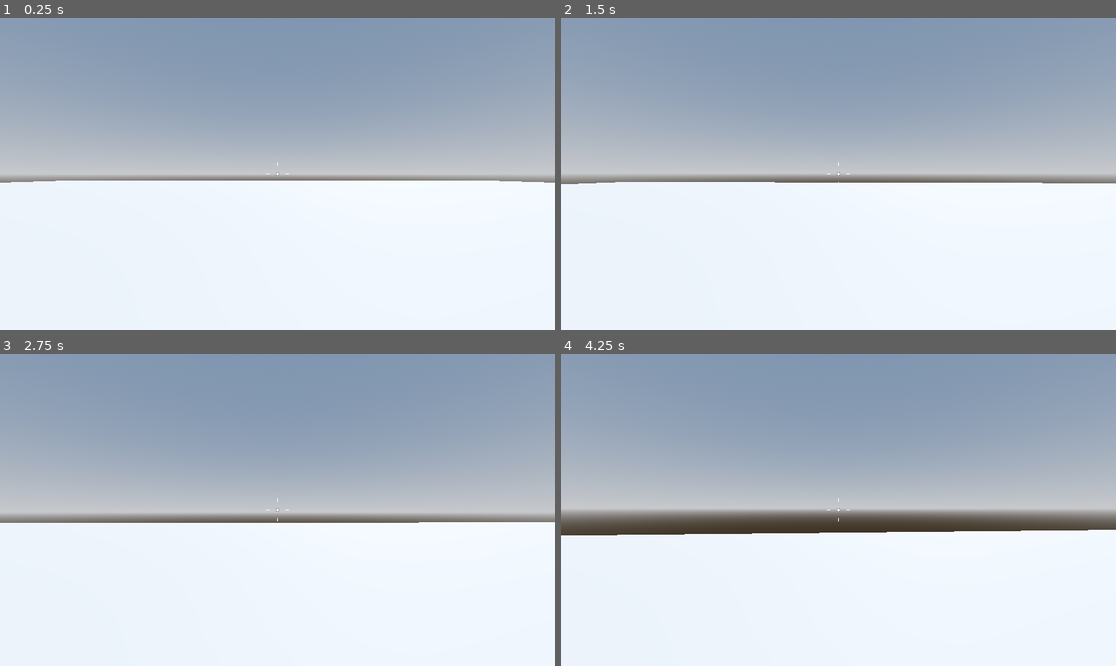
Above: before the commit, frames 1-4 (two rows, left to right).
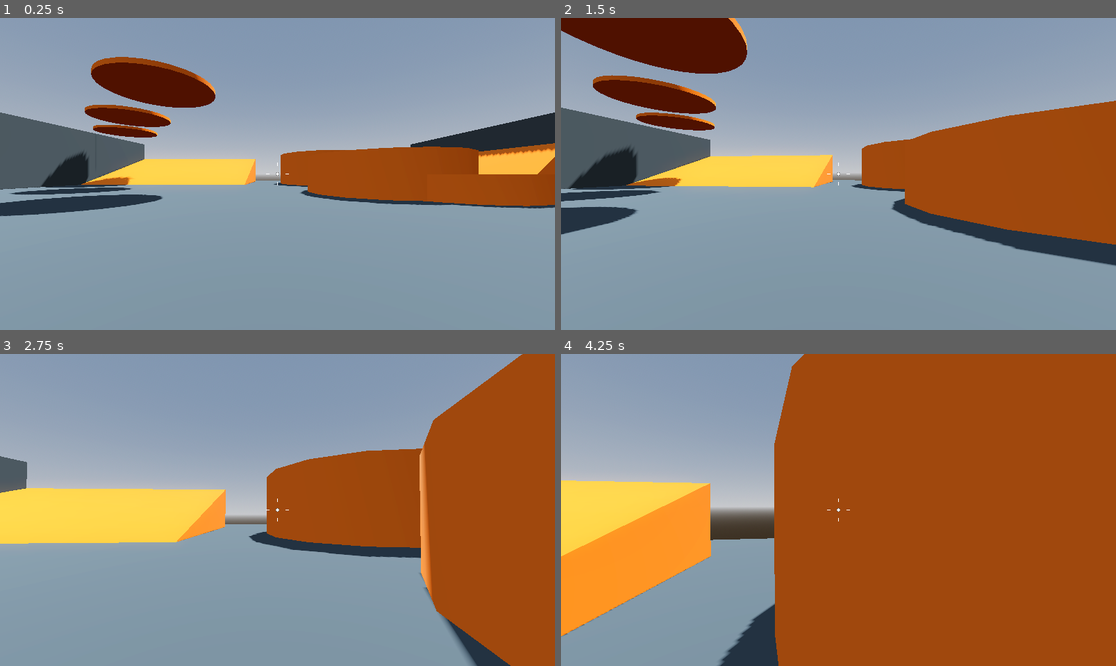
Above: after the commit, the same moments.

Repository: DTNevaeha/Shootout
Game: Godot game, scene res://Levels/SandBox.tscn
Same seed, same stepped clock (60 frames per second), same inputs: the game is played once before the commit and once after it.
Inputs (mouse positions are in pixels of both pictures, inside the frame that each line leads up to):
- Up to frame 1 (0.25 s): no input
- Up to frame 2 (1.5 s): tap Enter at 0.5 s; move the mouse to (866, 174) at 0.52 s; hold W (move_forward) from 0.53 s (still down); tap Space (jump) at 0.6, 0.77, 1.07, 1.35 s; move the mouse to (810, 174) at 1.27 s
- Up to frame 3 (2.75 s): keep holding W (move_forward); tap Space (jump) at 1.52, 1.82, 2.1 s; move the mouse to (288, 503) at 2.02 s
- Up to frame 4 (4.25 s): keep holding W (move_forward); move the mouse to (832, 516) at 2.77 s; tap Space (jump) at 2.85, 3.02, 3.32, 3.6, 3.77, 4.07 s; move the mouse to (877, 513) at 3.52 s

The runs differ from the first frame. In frame 1, 64% of the frame differs, in the area x 0-100%, y 12-100%; in frame 2, 70%; in frame 3, 68%; in frame 4, 82%, in the area x 0-100%, y 0-100%.

Commit message:
Created playable world

Diff:
--- /dev/null
+++ b/Levels/Materials/GrayMaterial.tres
@@ -0,0 +1,4 @@
+[gd_resource type="StandardMaterial3D" format=3 uid="uid://bihkaei5s052j"]
+
+[resource]
+albedo_color = Color(0.242761, 0.277306, 0.289861, 1)
--- /dev/null
+++ b/Levels/Materials/OrangeMaterial.tres
@@ -0,0 +1,4 @@
+[gd_resource type="StandardMaterial3D" format=3 uid="uid://bsyg4sceif0jm"]
+
+[resource]
+albedo_color = Color(1, 0.454902, 0.0588235, 1)
--- a/Levels/SandBox.tscn
+++ b/Levels/SandBox.tscn
@@ -1,6 +1,8 @@
-[gd_scene load_steps=5 format=3 uid="uid://dcvpfc8l03mos"]
+[gd_scene load_steps=7 format=3 uid="uid://dcvpfc8l03mos"]
 
 [ext_resource type="PackedScene" uid="uid://c0srbsbevngpy" path="res://Player/player.tscn" id="1_25t2o"]
+[ext_resource type="Material" uid="uid://bihkaei5s052j" path="res://Levels/Materials/GrayMaterial.tres" id="1_omidv"]
+[ext_resource type="Material" uid="uid://bsyg4sceif0jm" path="res://Levels/Materials/OrangeMaterial.tres" id="2_23p1d"]
 
 [sub_resource type="ProceduralSkyMaterial" id="ProceduralSkyMaterial_17shw"]
 sky_horizon_color = Color(0.64625, 0.65575, 0.67075, 1)
@@ -16,6 +18,7 @@
 glow_enabled = true
 
 [node name="SandBox" type="Node3D"]
+transform = Transform3D(1, 0, 0, 0, 1, 0, 0, 0, 1, 0.00284815, 0.00647187, -0.000169277)
 
 [node name="WorldEnvironment" type="WorldEnvironment" parent="."]
 environment = SubResource("Environment_o2pdi")
@@ -28,6 +31,272 @@
 transform = Transform3D(1, 0, 0, 0, 1, 0, 0, 0, 1, 0, -0.5, 0)
 use_collision = true
 size = Vector3(64, 1, 64)
+material = ExtResource("1_omidv")
 
 [node name="Player" parent="." instance=ExtResource("1_25t2o")]
 transform = Transform3D(1, 0, 0, 0, 1, 0, 0, 0, 1, 0, 1, 0)
+
+[node name="LevelObjects" type="Node3D" parent="."]
+
+[node name="Platform" type="CSGBox3D" parent="LevelObjects"]
+transform = Transform3D(-4.37114e-08, 0, 1, 0, 1, 0, -1, 0, -4.37114e-08, -16.45, 0.5, -3.88035)
+use_collision = true
+size = Vector3(1, 1, 0.9)
+material = ExtResource("2_23p1d")
+
+[node name="Platform5" type="CSGBox3D" parent="LevelObjects"]
+transform = Transform3D(-4.37114e-08, 0, 1, 0, 1, 0, -1, 0, -4.37114e-08, 19.55, 0.5, 8.21965)
+use_collision = true
+material = ExtResource("2_23p1d")
+
+[node name="Platform6" type="CSGBox3D" parent="LevelObjects"]
+transform = Transform3D(-4.37114e-08, 0, 1, 0, 1, 0, -1, 0, -4.37114e-08, 20.55, 1, 8.21965)
+use_collision = true
+size = Vector3(1, 2, 1)
+material = ExtResource("2_23p1d")
+
+[node name="Platform7" type="CSGBox3D" parent="LevelObjects"]
+transform = Transform3D(-4.37114e-08, 0, 1, 0, 1, 0, -1, 0, -4.37114e-08, 22.55, 1.5, 8.21965)
+use_collision = true
+size = Vector3(1, 3, 1)
+material = ExtResource("2_23p1d")
+
+[node name="Platform8" type="CSGBox3D" parent="LevelObjects"]
+transform = Transform3D(-4.37114e-08, 0, 1, 0, 1, 0, -1, 0, -4.37114e-08, 24.55, 2, 8.21965)
+use_collision = true
+size = Vector3(1, 4, 1)
+material = ExtResource("2_23p1d")
+
+[node name="Platform9" type="CSGBox3D" parent="LevelObjects"]
+transform = Transform3D(-1, 0, -8.74228e-08, 0, 1, 0, 8.74228e-08, 0, -1, 25.05, 0.5, 11.2196)
+use_collision = true
+material = ExtResource("2_23p1d")
+
+[node name="Platform10" type="CSGBox3D" parent="LevelObjects"]
+transform = Transform3D(-1, 0, -8.74228e-08, 0, 1, 0, 8.74228e-08, 0, -1, 24.05, 1, 11.2196)
+use_collision = true
+size = Vector3(1, 2, 1)
+material = ExtResource("2_23p1d")
+
+[node name="Platform11" type="CSGBox3D" parent="LevelObjects"]
+transform = Transform3D(-1, 0, -8.74228e-08, 0, 1, 0, 8.74228e-08, 0, -1, 22.05, 1.5, 11.2196)
+use_collision = true
+size = Vector3(1, 3, 1)
+material = ExtResource("2_23p1d")
+
+[node name="Platform12" type="CSGBox3D" parent="LevelObjects"]
+transform = Transform3D(-1, 0, -8.74228e-08, 0, 1, 0, 8.74228e-08, 0, -1, 20.05, 2, 11.2196)
+use_collision = true
+size = Vector3(1, 4, 1)
+material = ExtResource("2_23p1d")
+
+[node name="Platform2" type="CSGBox3D" parent="LevelObjects"]
+transform = Transform3D(-4.37114e-08, 0, 1, 0, 1, 0, -1, 0, -4.37114e-08, -16.5, 1, -4.88035)
+use_collision = true
+size = Vector3(1, 2, 1)
+material = ExtResource("2_23p1d")
+
+[node name="Platform4" type="CSGBox3D" parent="LevelObjects"]
+transform = Transform3D(1, 0, 0, 0, 1, 0, 0, 0, 1, -17.5, 2, -2.88035)
+use_collision = true
+size = Vector3(1, 4, 1)
+material = ExtResource("2_23p1d")
+
+[node name="Platform3" type="CSGBox3D" parent="LevelObjects"]
+transform = Transform3D(1, 0, 0, 0, 1, 0, 0, 0, 1, -17.5, 1.5, -4.38035)
+use_collision = true
+size = Vector3(1, 3, 2)
+material = ExtResource("2_23p1d")
+
+[node name="UnreachablePlatform" type="CSGBox3D" parent="LevelObjects"]
+transform = Transform3D(1, 0, 0, 0, 1, 0, 0, 0, 1, -16.5, 0.75, -1.88035)
+use_collision = true
+size = Vector3(1, 1.5, 1)
+material = ExtResource("2_23p1d")
+
+[node name="Building" type="CSGBox3D" parent="LevelObjects"]
+transform = Transform3D(1, 0, 0, 0, 1, 0, 0, 0, 1, -23, 2.5, -20)
+use_collision = true
+size = Vector3(10, 5, 15)
+material = ExtResource("1_omidv")
+
+[node name="Building2" type="CSGBox3D" parent="LevelObjects"]
+transform = Transform3D(1, 0, 0, 0, 1, 0, 0, 0, 1, -23, 2.5, 0.2)
+use_collision = true
+size = Vector3(10, 5, 15)
+material = ExtResource("1_omidv")
+
+[node name="Building3" type="CSGBox3D" parent="LevelObjects"]
+transform = Transform3D(1, 0, 0, 0, 1, 0, 0, 0, 1, -23, 2.5, 19.2)
+use_collision = true
+size = Vector3(10, 5, 15)
+material = ExtResource("1_omidv")
+
+[node name="Building4" type="CSGBox3D" parent="LevelObjects"]
+transform = Transform3D(1, 0, 0, 0, 1, 0, 0, 0, 1, 23, 2.5, -20)
+use_collision = true
+size = Vector3(10, 5, 15)
+material = ExtResource("1_omidv")
+
+[node name="Building5" type="CSGBox3D" parent="LevelObjects"]
+transform = Transform3D(1, 0, 0, 0, 1, 0, 0, 0, 1, 23, 2.5, 0.2)
+use_collision = true
+size = Vector3(10, 5, 15)
+material = ExtResource("1_omidv")
+
+[node name="Building6" type="CSGBox3D" parent="LevelObjects"]
+transform = Transform3D(1, 0, 0, 0, 1, 0, 0, 0, 1, 23, 2.5, 19.2)
+use_collision = true
+size = Vector3(10, 5, 15)
+material = ExtResource("1_omidv")
+
+[node name="LargeFlatArea" type="CSGBox3D" parent="LevelObjects"]
+transform = Transform3D(1, 0, 0, 0, 1, 0, 0, 0, 1, 0, 0.5, 18)
+use_collision = true
+size = Vector3(20, 1, 20)
+material = ExtResource("1_omidv")
+
+[node name="CirclePlatform" type="CSGCylinder3D" parent="LevelObjects"]
+transform = Transform3D(5, 0, 0, 0, 0.1, 0, 0, 0, 5, -14.6, 5.1, -19.8)
+use_collision = true
+sides = 34
+material = ExtResource("2_23p1d")
+
+[node name="CirclePlatform2" type="CSGCylinder3D" parent="LevelObjects"]
+transform = Transform3D(5, 0, 0, 0, 0.1, 0, 0, 0, 5, -10.6, 5.1, -14.8)
+use_collision = true
+sides = 34
+material = ExtResource("2_23p1d")
+
+[node name="CirclePlatform3" type="CSGCylinder3D" parent="LevelObjects"]
+transform = Transform3D(5, 0, 0, 0, 0.1, 0, 0, 0, 5, -5.6, 5.1, -9.8)
+use_collision = true
+sides = 34
+material = ExtResource("2_23p1d")
+
+[node name="Bridge" type="CSGBox3D" parent="LevelObjects"]
+transform = Transform3D(-4.37114e-08, 0, 1, 0, 1, 0, -1, 0, -4.37114e-08, -23.15, 4.7, -9.88035)
+use_collision = true
+size = Vector3(5.2, 0.5, 0.9)
+material = ExtResource("2_23p1d")
+
+[node name="Bridge3" type="CSGBox3D" parent="LevelObjects"]
+transform = Transform3D(-4.37114e-08, 0, 1, 0, 1, 0, -1, 0, -4.37114e-08, 21.85, 4.7, 9.71965)
+use_collision = true
+size = Vector3(2, 0.5, 1)
+material = ExtResource("2_23p1d")
+
+[node name="Bridge2" type="CSGBox3D" parent="LevelObjects"]
+transform = Transform3D(-0.866025, 0, 0.5, 0, 1, 0, -0.5, 0, -0.866025, 22.65, 4.7, -9.88035)
+use_collision = true
+size = Vector3(5.2, 0.5, 0.9)
+material = ExtResource("2_23p1d")
+
+[node name="LongBridge2" type="CSGBox3D" parent="LevelObjects"]
+transform = Transform3D(-4.37114e-08, 0, 1, 0, 1, 0, -1, 0, -4.37114e-08, -10.4059, 5.26266, 19.2)
+use_collision = true
+size = Vector3(5, 0.5, 20)
+material = ExtResource("2_23p1d")
+
+[node name="LongBridge" type="CSGBox3D" parent="LevelObjects"]
+transform = Transform3D(-4.37114e-08, 0, 1, 0, 1, 0, -1, 0, -4.37114e-08, 9.59412, 5.26266, 19.2)
+use_collision = true
+size = Vector3(5, 0.5, 20)
+material = ExtResource("2_23p1d")
+
+[node name="ShortBridge2" type="CSGBox3D" parent="LevelObjects"]
+transform = Transform3D(-4.37114e-08, 0, 1, 0, 1, 0, -1, 0, -4.37114e-08, -19, 4.8, 8.7)
+use_collision = true
+size = Vector3(1, 0.4, 0.9)
+material = ExtResource("2_23p1d")
+
+[node name="ShortBridge3" type="CSGBox3D" parent="LevelObjects"]
+transform = Transform3D(-4.37114e-08, 0, 1, 0, 1, 0, -1, 0, -4.37114e-08, -26.2, 4.8, 9.6)
+use_collision = true
+size = Vector3(1, 0.4, 0.9)
+material = ExtResource("2_23p1d")
+
+[node name="Slope" type="CSGPolygon3D" parent="LevelObjects"]
+transform = Transform3D(3, 0, 0, 0, 3, 0, 0, 0, 3, 15, 0, -12.5)
+use_collision = true
+polygon = PackedVector2Array(0, 0, 1, 1, 1, 0)
+depth = 5.0
+material = ExtResource("2_23p1d")
+
+[node name="Slope2" type="CSGPolygon3D" parent="LevelObjects"]
+transform = Transform3D(-1.31134e-07, 0, 3, 0, 3, 0, -3, 0, -1.31134e-07, -3, 0, -18.5)
+use_collision = true
+polygon = PackedVector2Array(0, 0, 3, 1, 3, 0)
+depth = 5.0
+material = ExtResource("2_23p1d")
+
+[node name="CSGCylinder3D" type="CSGCylinder3D" parent="LevelObjects"]
+transform = Transform3D(1, 0, 0, 0, 1, 0, 0, 0, 1, 5.7, 1, -11.4384)
+use_collision = true
+radius = 4.0
+sides = 16
+material = ExtResource("2_23p1d")
+
+[node name="CSGCylinder3D3" type="CSGCylinder3D" parent="LevelObjects"]
+transform = Transform3D(1, 0, 0, 0, 1, 0, 0, 0, 1, -23.6, 5.5, 0.661589)
+use_collision = true
+radius = 3.0
+height = 1.0
+sides = 16
+material = ExtResource("2_23p1d")
+
+[node name="CSGCylinder3D4" type="CSGCylinder3D" parent="LevelObjects"]
+transform = Transform3D(1, 0, 0, 0, 1, 0, 0, 0, 1, 7.8, 0.5, -9.33841)
+use_collision = true
+radius = 3.0
+height = 1.0
+sides = 16
+material = ExtResource("2_23p1d")
+
+[node name="CSGCylinder3D5" type="CSGCylinder3D" parent="LevelObjects"]
+transform = Transform3D(1, 0, 0, 0, 1, 0, 0, 0, 1, 4, 1.5, 21.0616)
+use_collision = true
+radius = 3.0
+height = 1.0
+sides = 16
+material = ExtResource("2_23p1d")
+
+[node name="CSGCylinder3D6" type="CSGCylinder3D" parent="LevelObjects"]
+transform = Transform3D(1, 0, 0, 0, 1, 0, 0, 0, 1, -4, 1.5, 11.6616)
+use_collision = true
+radius = 3.0
+height = 1.0
+sides = 16
+material = ExtResource("2_23p1d")
+
+[node name="CSGCylinder3D7" type="CSGCylinder3D" parent="LevelObjects"]
+transform = Transform3D(1, 0, 0, 0, 1, 0, 0, 0, 1, -4, 2.5, 13.8616)
+use_collision = true
+radius = 2.0
+height = 1.0
+sides = 16
+material = ExtResource("2_23p1d")
+
+[node name="CSGCylinder3D8" type="CSGCylinder3D" parent="LevelObjects"]
+transform = Transform3D(1, 0, 0, 0, 1, 0, 0, 0, 1, -6, 3.5, 14.9616)
+use_collision = true
+radius = 1.5
+height = 1.0
+sides = 16
+material = ExtResource("2_23p1d")
+
+[node name="CSGCylinder3D9" type="CSGCylinder3D" parent="LevelObjects"]
+transform = Transform3D(1, 0, 0, 0, 1, 0, 0, 0, 1, -7.2, 4.5, 14.4616)
+use_collision = true
+radius = 1.0
+height = 1.0
+sides = 16
+material = ExtResource("2_23p1d")
+
+[node name="CSGCylinder3D2" type="CSGCylinder3D" parent="LevelObjects"]
+transform = Transform3D(1, 0, 0, 0, 1, 0, 0, 0, 1, 5.3, 1.5, -21.7384)
+use_collision = true
+radius = 5.0
+height = 3.0
+sides = 16
+material = ExtResource("2_23p1d")
--- a/Player/player.gd
+++ b/Player/player.gd
@@ -2,7 +2,9 @@
 
 
 const SPEED = 5.0
-const JUMP_VELOCITY = 4.5
+
+@export var jump_height: float = 1.0
+@export var fall_multiplyer: float = 2.5
 
 # Get the gravity from the project settings to be synced with RigidBody nodes.
 var gravity: float = ProjectSettings.get_setting("physics/3d/default_gravity")
@@ -19,11 +21,14 @@
 	handle_camera_rotation()
 	# Add the gravity.
 	if not is_on_floor():
-		velocity.y -= gravity * delta
+		if velocity.y >= 0:
+			velocity.y -= gravity * delta
+		else:
+			velocity.y -= gravity * delta * fall_multiplyer
 
 	# Handle jump.
 	if Input.is_action_just_pressed("jump") and is_on_floor():
-		velocity.y = JUMP_VELOCITY
+		velocity.y = sqrt(jump_height * 2.0 * gravity)
 
 	# Get the input direction and handle the movement/deceleration.
 	# As good practice, you should replace UI actions with custom gameplay actions.
@@ -42,7 +47,7 @@
 func _input(event: InputEvent) -> void:
 	if event is InputEventMouseMotion:
 		if Input.mouse_mode == Input.MOUSE_MODE_CAPTURED:
-			mouse_motion = -event.relative * 0.001 # This sets up mouse senativeity
+			mouse_motion = -event.relative * 0.002 # This sets up mouse senativeity
 	if Input.MOUSE_MODE_CAPTURED:
 		if event.is_action_pressed("ui_cancel"):
 			Input.mouse_mode = Input.MOUSE_MODE_VISIBLE
